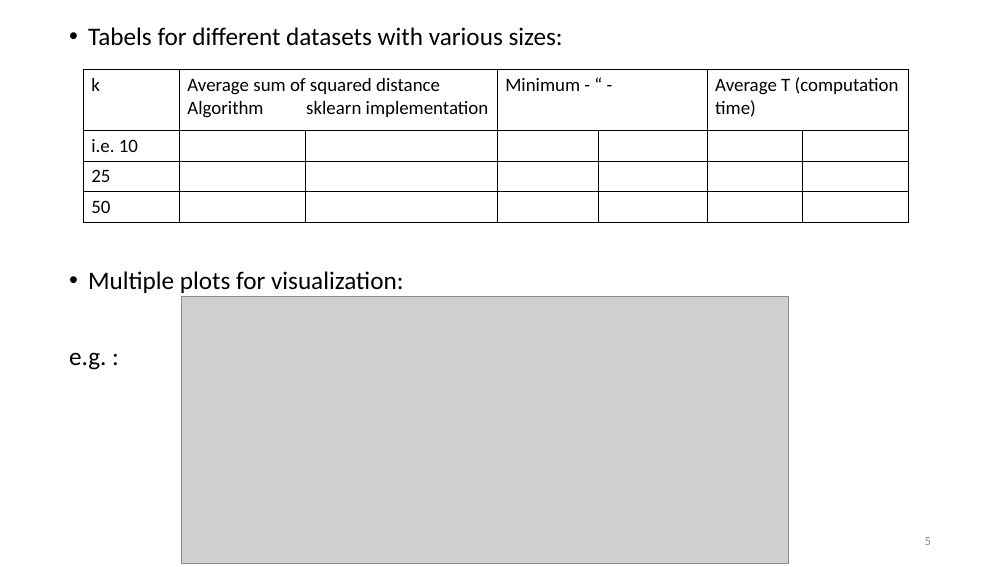
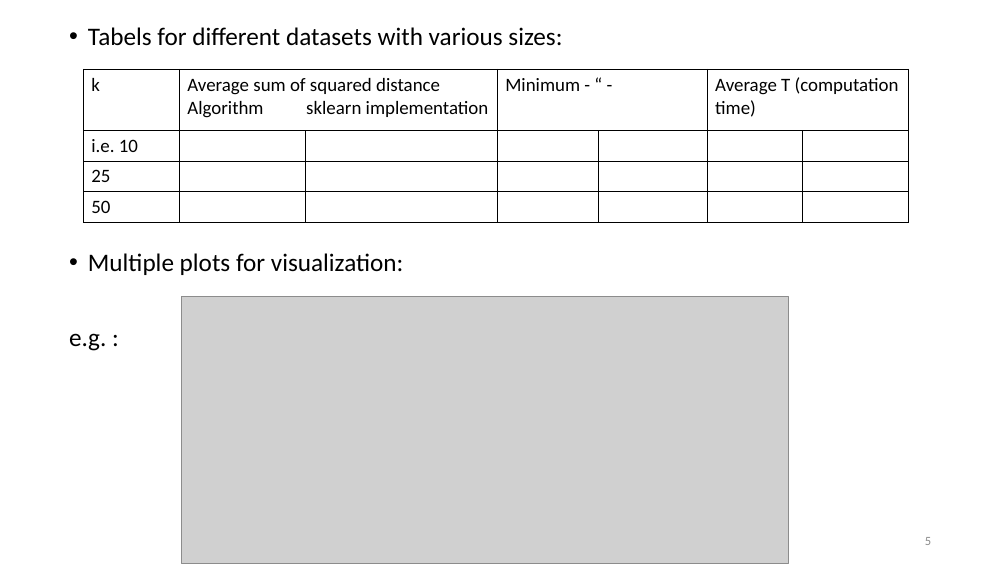
Before and after one commit to datascience-mobi/group-01-project-4-1, a slide deck: slide 5 of K-means clustering.pptx. Drawn at 1008x567 pixels with LibreOffice and Linux fonts; fonts in the diff are those of the drawing; grey boxes stand for pictures. Boxes give left, top, right and bottom in pixels: in the first picture for what was removed or moved away, otherwise in the second. Text is boxed around its words. In the diff, an @@ line names an element or a change of style, - is before the commit and + after.

```diff
--- a/K-means clustering.pptx
+++ b/K-means clustering.pptx
@@ text "Tabels for different datasets with ..." rewrapped from [69, 27, 563, 370] to [69, 27, 562, 351] @@
```
Also in this commit, not shown: 8 other slides changed, 1 other file.
